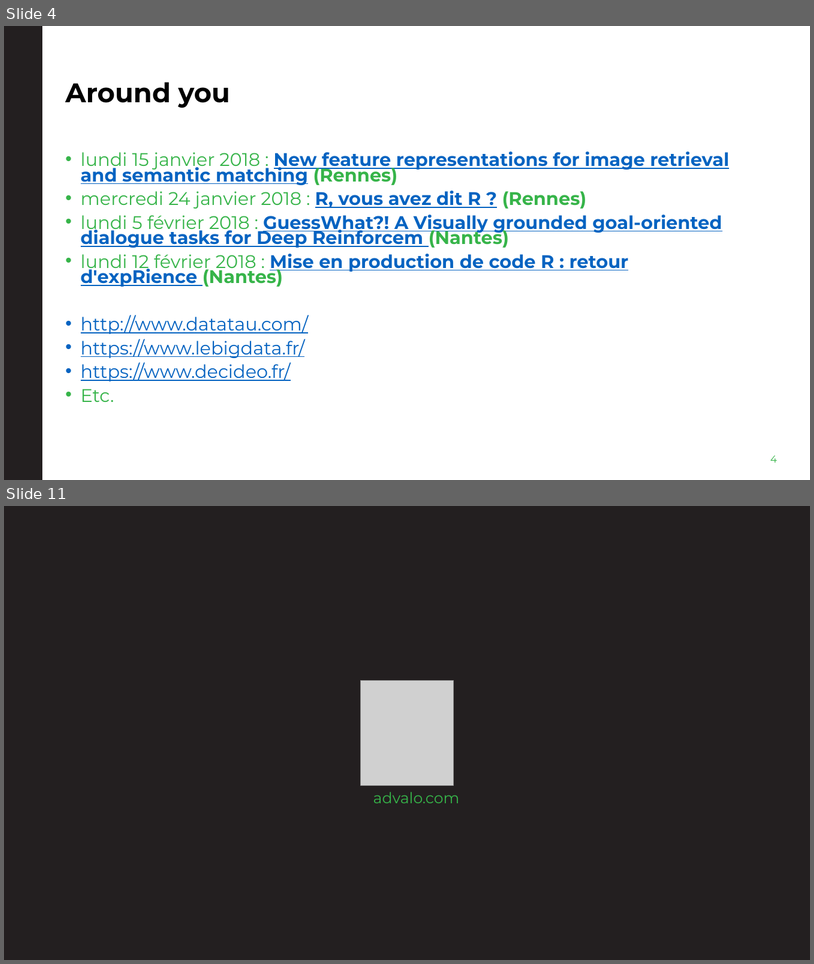
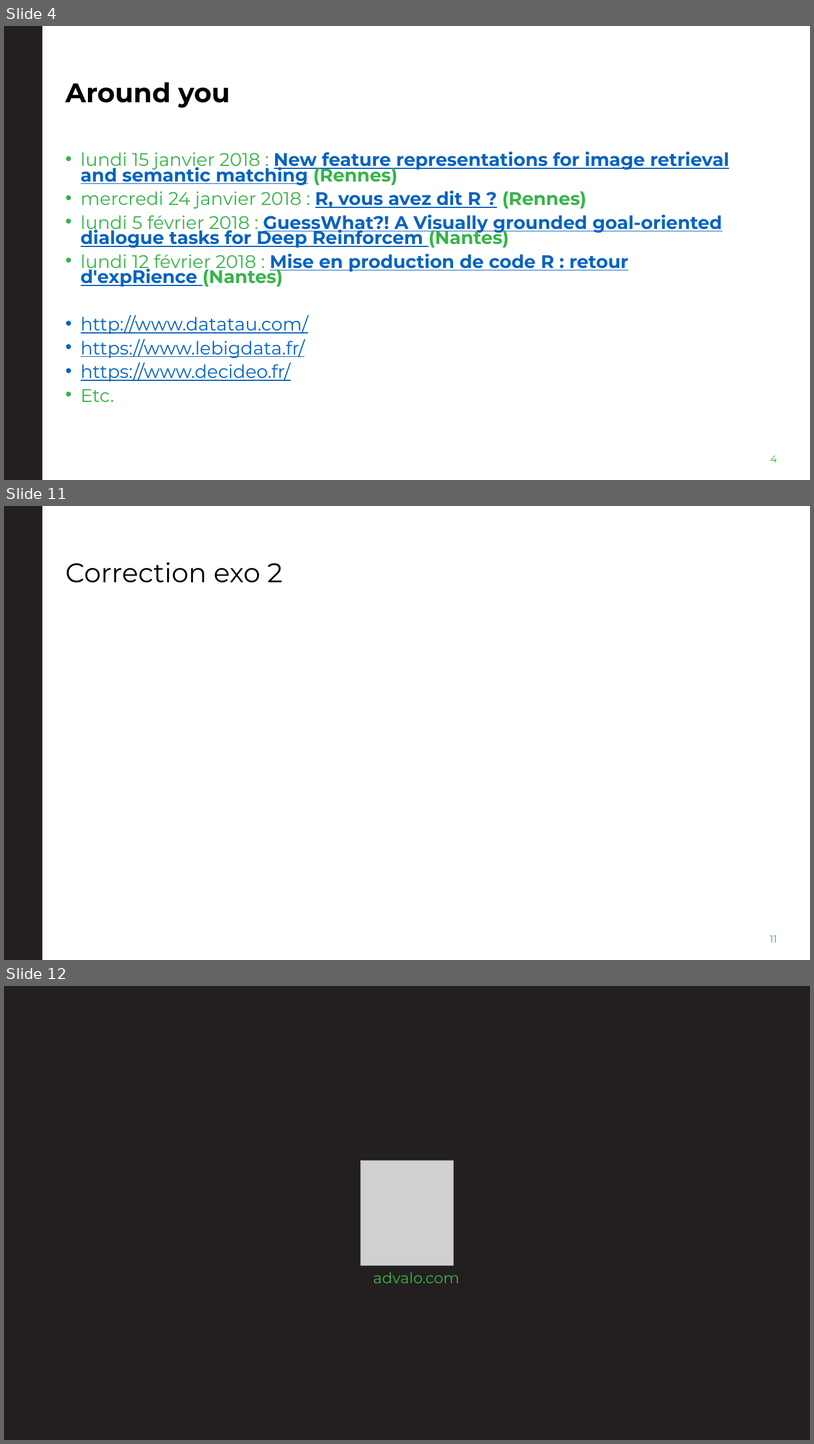
Before and after one commit to cBremardAdvalo/SeminarPigHive, a slide deck: Documents/Présentation2018/SéminairePigHive2018.pptx. Shown one above the other, each under a label of ours: slides 4 and 11 before the commit, slides 4, 11 and 12 after it; the slides between them are not shown. The pictures are 814x964 and 814x1444 pixels, drawn with LibreOffice and Linux fonts; fonts in the diff are those of the drawing; grey boxes stand for pictures; background and template pictures are left out. Boxes give left, top, right and bottom in pixels: in the first picture for what was removed or moved away, otherwise in the second. Text is boxed around its words. In the diff, an @@ line names an element or a change of style, - is before the commit and + after.

```diff
--- a/Documents/Présentation2018/SéminairePigHive2018.pptx
+++ b/Documents/Présentation2018/SéminairePigHive2018.pptx
@@ slide 11 added at (4,506,810,960), background #FFFFFF; not listed: 1 template element that a slide beside it also shows @@
@@ title added at (65,562,282,583), 32 pt, text #000000 @@
+Correction exo 2
@@ page number added at (770,935,777,942), 12 pt, text #36B449 @@
+11
@@ what was slide 11 is now slide 12 @@
```
Also in this commit, not shown: 1 slide changed, 5 other slides added, 5 slides removed.
